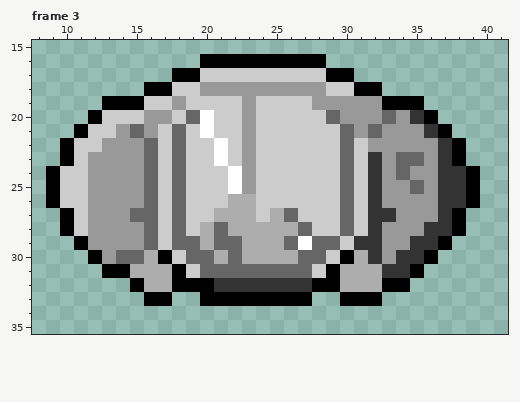
A pixel-art file gets an edit: Protótipos/Arquivos - Aseprite/Gameplay/personagem-jogador.aseprite. That is the earlier state.
48x48 pixels, 3 frames. Shown: frame 3: x 8..41, y 15..35.
Now the later version:
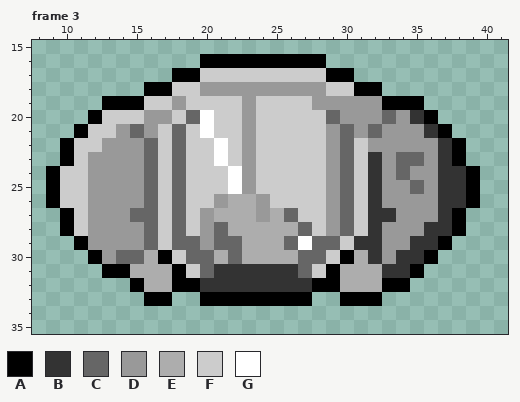
Palette (. is transparent): A #000000  B #333333  C #666666  D #999999  E #adadad  F #cccccc  G #ffffff
The exact change:
--- frame 3, layer "Layer 1"
@@ x 18..31 @@
 20 FCGFFDFFFFFCDD
-21 CFGFFDFFFFFFCD
-22 CFFGFDFFFFFFCF
-23 CFFGFDFFFFFFCF
-24 CFFFGDFFFFFFCF
-25 CFFFGDFFFFFFCF
-26 CFFFEEFFFFFFCF
-27 CFFEEEFECFFFCF
-28 CFECEEEEECFFCF
-29 CCECCEEECGCCFB
+21 CFGFFDFFFFFDCD
+22 CFFGFDFFFFFDCF
+23 CFFGFDFFFFFDCF
+24 CFFFGDFFFFFDCF
+25 CFFFGDFFFFFDCF
+26 CFFDEEDFFFFDCF
+27 CFDEEEDECFFDCF
+28 CFDCEEEEECFDCF
+29 CCDCCEEECGCCFB
 30 FCCECEEEECCFAE
-31 AFCCCCCCCCFAEE
-32 AAABBBBBBBAAEE
+31 AFCBBBBBBCFAEE
+32 AABBBBBBBBAAEE
 33 ..AAAAAAAA..AA
Boxes around the changes in both pictures, in picture pixels (x1, y1, x2, y2):
changed: (200, 124, 340, 292)
